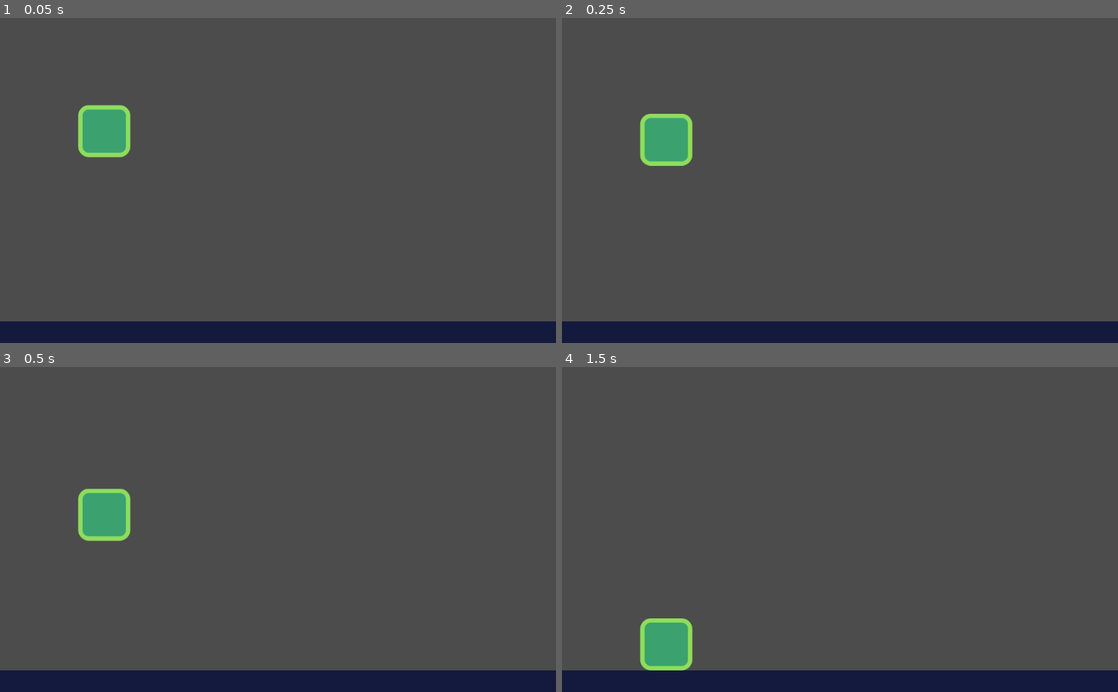
Above: before the commit, frames 1-4 (two rows, left to right).
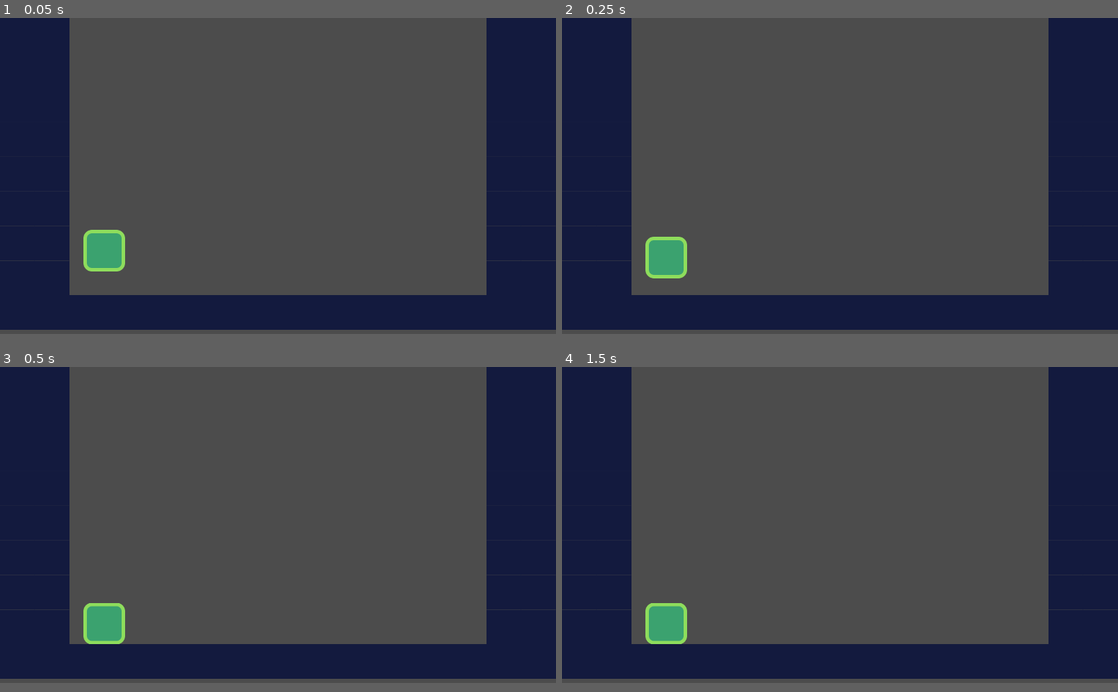
Above: after the commit, the same moments.

Repository: walizw/GodotProjects
Game: Godot game, scene res://scenes/level.tscn
Two runs of this game, one before a commit and one after it. Both use one fixed random seed, a clock stepped at 60 frames per second and the inputs below. The project has no main scene, so this scene is started directly.
Inputs:
- Up to frame 1 (0.05 s): no input
- Up to frame 2 (0.25 s): no input
- Up to frame 3 (0.5 s): no input
- Up to frame 4 (1.5 s): no input
The window is 800x468 before the commit and 800x455 after it. Grey fills any space a smaller window leaves; there, only what the larger window draws over its background counts as a difference.

The runs differ from the first frame. In frame 1, 33% of the frame differs, in the area x 0-100%, y 0-98%; in frame 2, 33%; in frame 3, 33%; in frame 4, 31%.

Commit message:
setting up physics layer

Diff:
--- a/1. Platformer/prefabs/player.tscn
+++ b/1. Platformer/prefabs/player.tscn
@@ -7,6 +7,7 @@
 extents = Vector2( 40, 44 )
 
 [node name="player" type="KinematicBody2D"]
+collision_mask = 8
 script = ExtResource( 2 )
 grav = 500.0
 
--- a/1. Platformer/project.godot
+++ b/1. Platformer/project.godot
@@ -23,9 +23,25 @@
 config/name="1. Platformer"
 config/icon="res://assets/icon.png"
 
+[display]
+
+window/size/width=1280
+window/size/height=729
+window/size/borderless=true
+window/size/always_on_top=true
+window/stretch/mode="2d"
+window/stretch/aspect="keep"
+
 [gui]
 
 common/drop_mouse_on_gui_input_disabled=true
+
+[layer_names]
+
+2d_physics/layer_1="player"
+2d_physics/layer_2="enemies"
+2d_physics/layer_3="coins"
+2d_physics/layer_4="world"
 
 [physics]
 
--- a/1. Platformer/scenes/level.tscn
+++ b/1. Platformer/scenes/level.tscn
@@ -34,8 +34,10 @@
 [node name="TileMap" type="TileMap" parent="."]
 tile_set = SubResource( 2 )
 cell_size = Vector2( 80, 80 )
+collision_layer = 8
+collision_mask = 0
 format = 1
-tile_data = PoolIntArray( 458752, 0, 0, 458753, 0, 0, 458754, 0, 0, 458755, 0, 0, 458756, 0, 0, 458757, 0, 0, 458758, 0, 0, 458759, 0, 0, 458760, 0, 0, 458761, 0, 0, 458762, 0, 0, 458763, 0, 0, 458764, 0, 0 )
+tile_data = PoolIntArray( 0, 0, 0, 1, 0, 0, 14, 0, 0, 15, 0, 0, 65536, 0, 0, 65537, 0, 0, 65550, 0, 0, 65551, 0, 0, 131072, 0, 0, 131073, 0, 0, 131086, 0, 0, 131087, 0, 0, 196608, 0, 0, 196609, 0, 0, 196622, 0, 0, 196623, 0, 0, 262144, 0, 0, 262145, 0, 0, 262158, 0, 0, 262159, 0, 0, 327680, 0, 0, 327681, 0, 0, 327694, 0, 0, 327695, 0, 0, 393216, 0, 0, 393217, 0, 0, 393230, 0, 0, 393231, 0, 0, 458752, 0, 0, 458753, 0, 0, 458766, 0, 0, 458767, 0, 0, 524288, 0, 0, 524289, 0, 0, 524290, 0, 0, 524291, 0, 0, 524292, 0, 0, 524293, 0, 0, 524294, 0, 0, 524295, 0, 0, 524296, 0, 0, 524297, 0, 0, 524298, 0, 0, 524299, 0, 0, 524300, 0, 0, 524301, 0, 0, 524302, 0, 0, 524303, 0, 0 )
 
 [node name="player" parent="." instance=ExtResource( 2 )]
-position = Vector2( 192, 256 )
+position = Vector2( 240, 584 )
